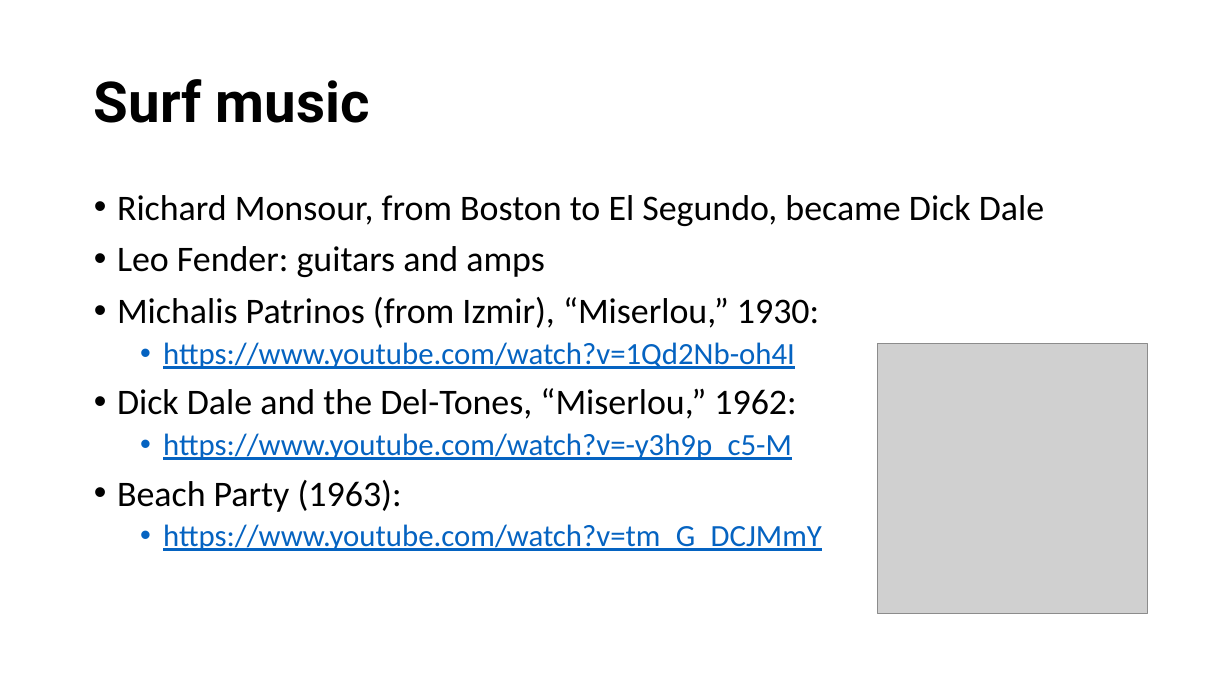
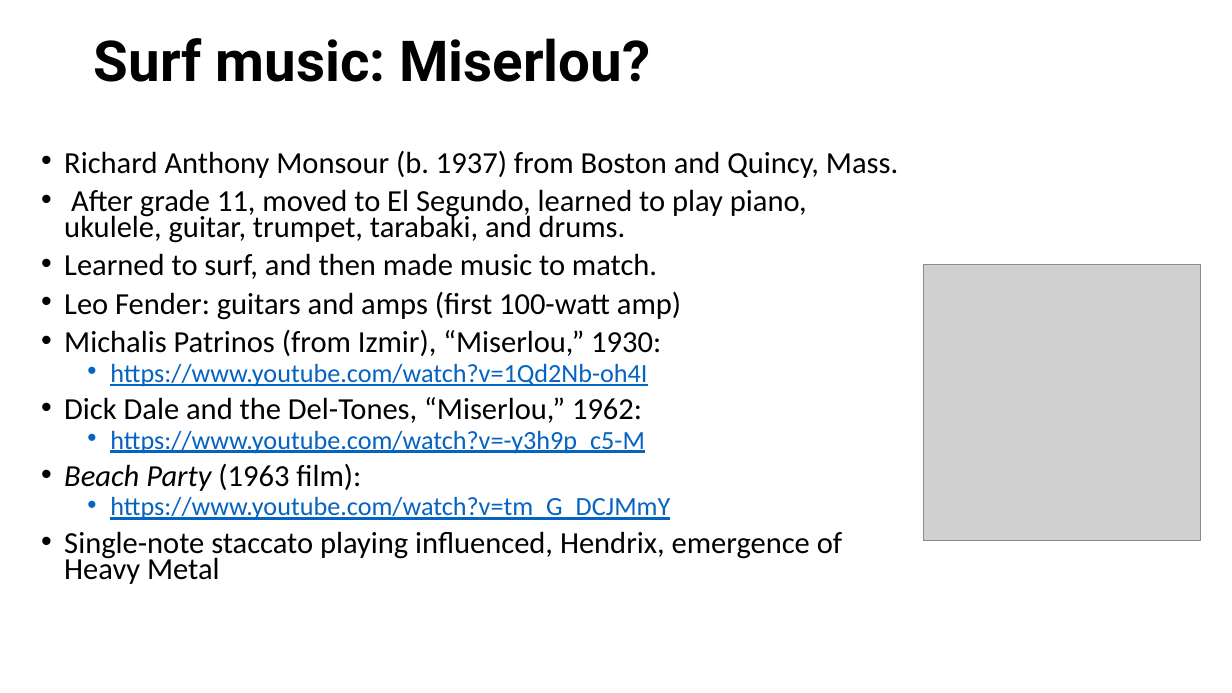
Before and after one commit to mrbaker1917/website, a slide deck: slide 5 of HSTR121/ppts/Beach Boys, Surf Music, and Hot.pptx. Drawn at 1232x693 pixels with LibreOffice and Linux fonts; fonts in the diff are those of the drawing; grey boxes stand for pictures; background and template pictures are left out. Boxes give left, top, right and bottom in pixels: in the first picture for what was removed or moved away, otherwise in the second. Text is boxed around its words. In the diff, an @@ line names an element or a change of style, - is before the commit and + after.

```diff
--- a/HSTR121/ppts/Beach Boys, Surf Music, and Hot.pptx
+++ b/HSTR121/ppts/Beach Boys, Surf Music, and Hot.pptx
@@ title at <box>94,38,650,82</box>: text changed @@
-Surf music
+Surf music: Miserlou?
@@ text "Richard Anthony Monsour (b. 1937) ...": place and size @@
-text "Richard Anthony Monsour (b. 1937) ..." at <box>117,195,1044,551</box>
+text "Richard Anthony Monsour (b. 1937) ..." at <box>64,151,898,584</box>
@@ text at <box>64,151,898,320</box>: text changed; size 28 to 23.8 pt @@
-• Richard Monsour, from Boston to El Segundo, became Dick Dale
-• Leo Fender: guitars and amps
+• Richard Anthony Monsour (b. 1937) from Boston and Quincy, Mass.
+• After grade 11, moved to El Segundo, learned to play piano, ukulele, guitar, trumpet, tarabaki, and drums.
+• Learned to surf, and then made music to match.
+• Leo Fender: guitars and amps (first 100-watt amp)
@@ picture: place and size @@
-picture at <box>878,344,1148,614</box>
+picture at <box>924,265,1201,542</box>
@@ text at <box>64,330,670,520</box>: size 28 to 23.8 pt in "Michalis Patrinos (from Izmir), “Miserlou,” 1930:", "Dick Dale and the Del-Tones, “Miserlou,” 1962:"; size 24 to 20.4 pt in "https://www.youtube.com/watch?v=1Qd2Nb-oh4I", "https://www.youtube.com/watch?v=-y3h9p_c5-M", "https://www.youtube.com/watch?v=tm_G_DCJMmY"; line spacing 0.9 to 0.7 @@
@@ text at <box>64,464,361,491</box>: text changed; size 28 to 23.8 pt @@
-• Beach Party (1963):
+• Beach Party (1963 film):
@@ text at <box>64,531,842,584</box>: paragraph added @@
+• Single-note staccato playing influenced, Hendrix, emergence of Heavy Metal
```
Also in this commit, not shown: 4 other slides changed, 4 slides added, 1 slide removed.
